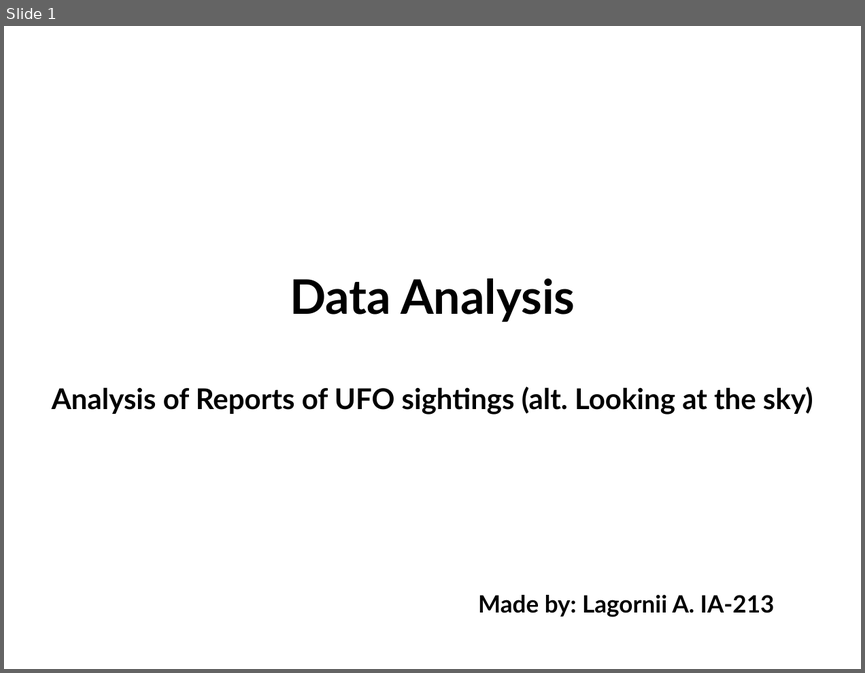
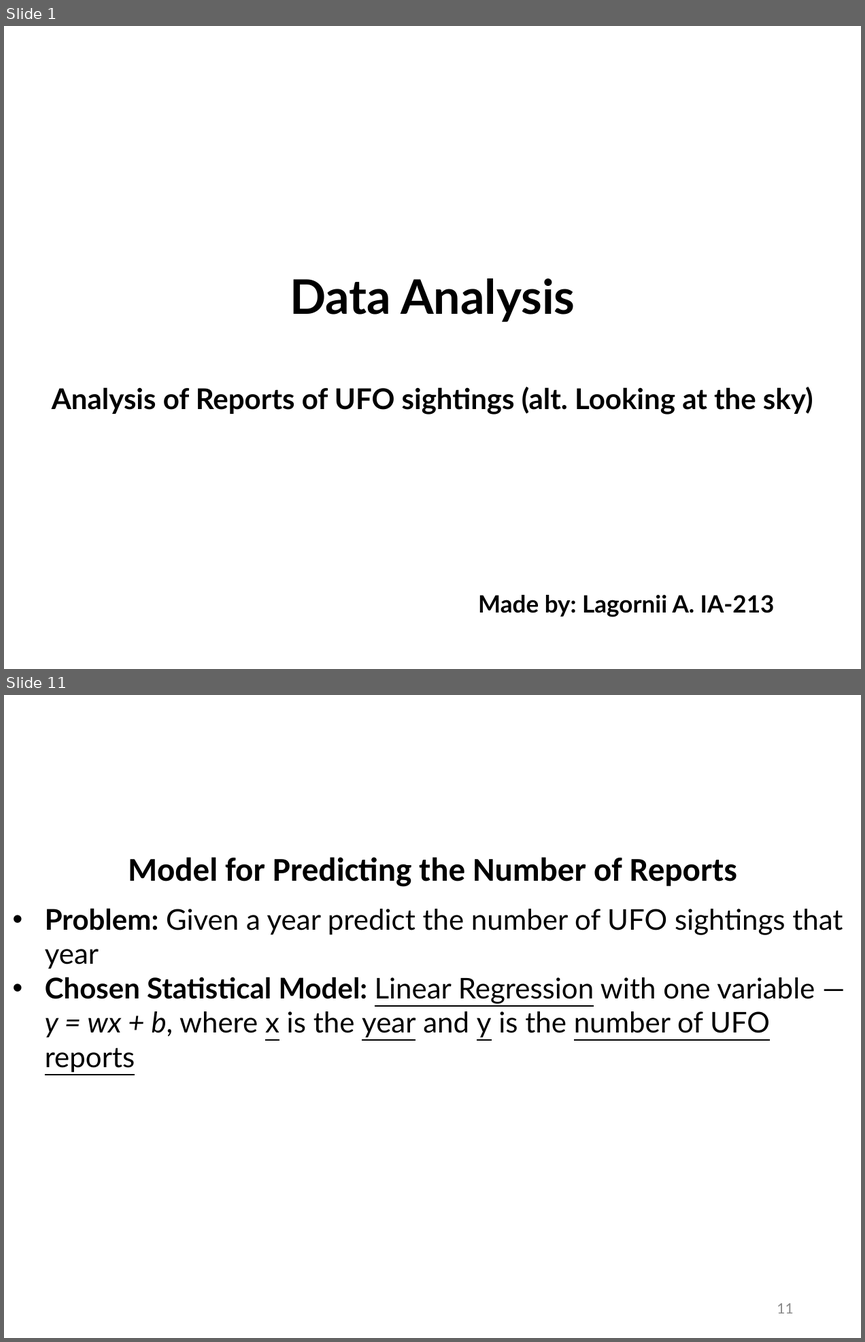
Before and after one commit to alexandrlagornii/UFO-Analysis, a slide deck: article-and-presentation/Lagornii_IA-213_UFO_Presentation.pptx. Shown one above the other, each under a label of ours: slide 1 before the commit, slides 1 and 11 after it; the slides between them are not shown. The pictures are 865x673 and 865x1342 pixels, drawn with LibreOffice and Linux fonts; fonts in the diff are those of the drawing; background and template pictures are left out. Boxes give left, top, right and bottom in pixels: in the first picture for what was removed or moved away, otherwise in the second. Text is boxed around its words. In the diff, an @@ line names an element or a change of style, - is before the commit and + after.

```diff
--- a/article-and-presentation/Lagornii_IA-213_UFO_Presentation.pptx
+++ b/article-and-presentation/Lagornii_IA-213_UFO_Presentation.pptx
@@ slide 11 added at (x1=4, y1=695, x2=861, y2=1338), background picture (left out) @@
@@ text added at (x1=128, y1=857, x2=737, y2=887), 28 pt, text #000000, bold @@
+Model for Predicting the Number of Reports
@@ text added at (x1=45, y1=908, x2=842, y2=1072), 24 pt, text #000000 @@
+• Problem: Given a year predict the number of UFO sightings that year
+• Chosen Statistical Model: Linear Regression with one variable — y = wx + b, where x is the year and y is the number of UFO reports
@@ page number added at (x1=776, y1=1303, x2=793, y2=1313), 12 pt, text #898989 @@
+11
```
Also in this commit, not shown: 5 slides changed, 2 other slides added, 1 slide removed, 4 other files.
